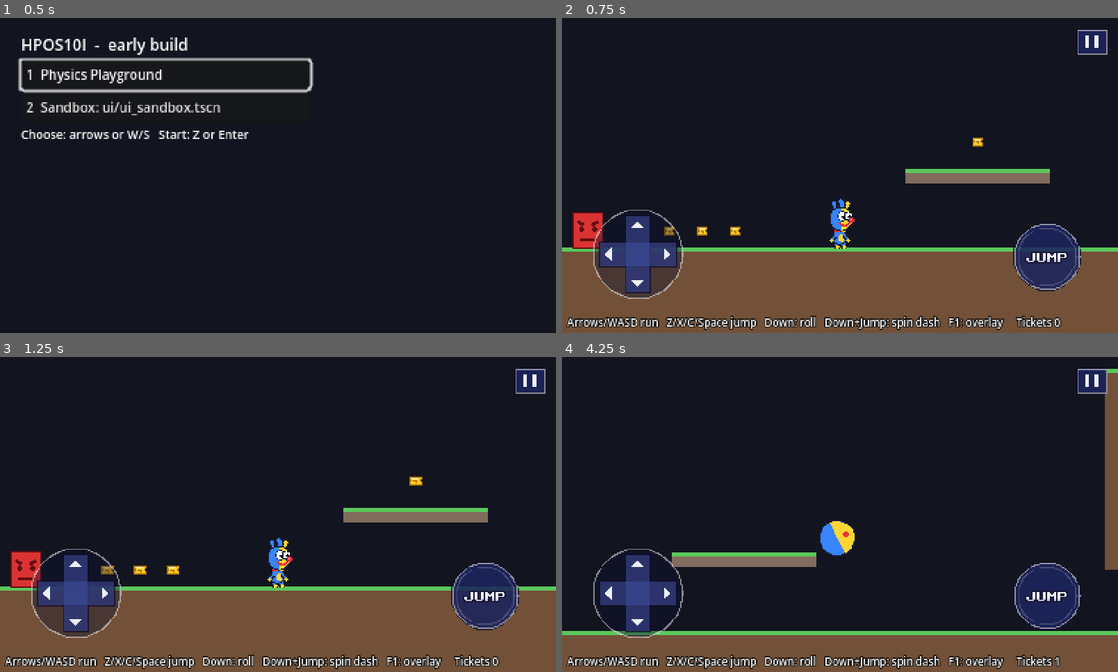
Above: before the commit, frames 1-4 (two rows, left to right).
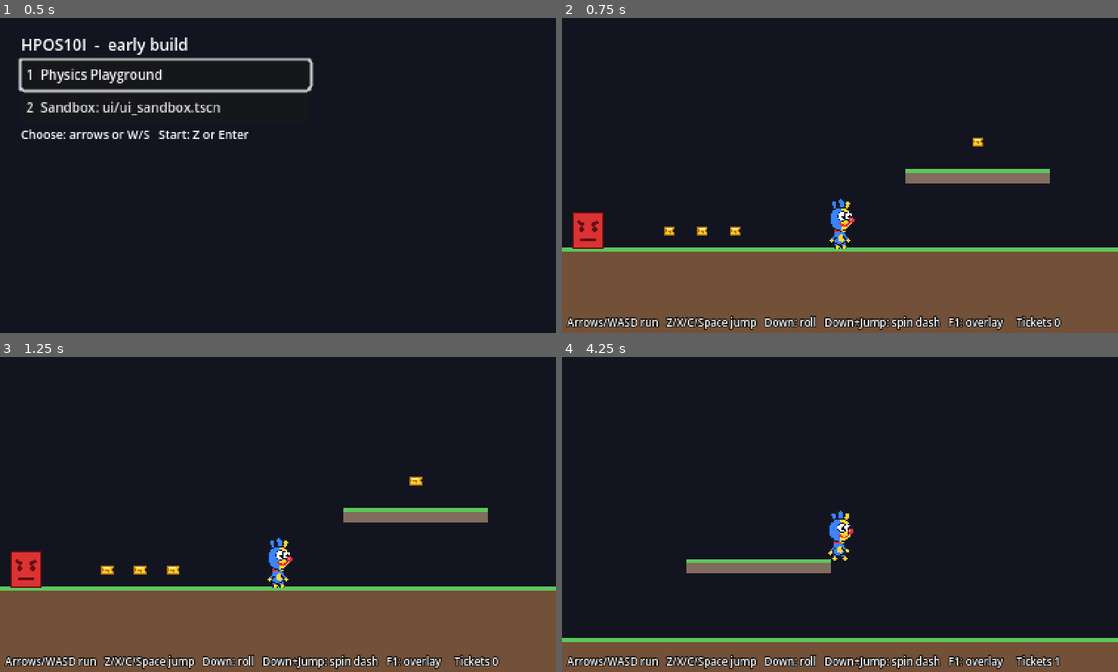
Above: after the commit, the same moments.

Repository: crrreatorrr/HPOS10I
Game: Godot game, scene res://core/main.tscn
The game is run twice, just before and just after one commit, with the same random seed, the same clock (stepped at 60 frames per second) and the same inputs.
Inputs (mouse positions are in pixels of both pictures, inside the frame that each line leads up to):
- Up to frame 1 (0.5 s): no input
- Up to frame 2 (0.75 s): click "1 Physics Playground" at 0.5 s
- Up to frame 3 (1.25 s): no input
- Up to frame 4 (4.25 s): tap Enter (pause) at 1.25 s; move the mouse to (962, 498) at 1.27 s; hold Right (move_right) 1.28-2 s; tap X at 1.35, 3.05 s; click (962, 498) at 1.42 s; tap Z (jump) at 1.52, 1.82 s; tap P at 1.55 s; drag from (728, 530) to (589, 571) at 2.02 s; move the mouse to (895, 445) at 2.77 s; hold Right (move_right) 2.78-3.5 s; hold Z (jump) 2.78-3.5 s; click (895, 445) at 2.92 s; drag from (812, 577) to (623, 653) at 3.52 s

Frame 1 is identical in both runs. In frame 2, 5.4% of the frame differs, in the area x 5-99%, y 3-90%; in frame 3, 5.4%; in frame 4, 11%, in the area x 0-100%, y 3-91%.

Commit message:
UI: follow Display touch mode, use InputLabels for key names, drop --touch fallback
- Touch controls show only while Display.is_touch and in gameplay, follow
  Display.touch_mode_changed (hide and release on the first key/pad press,
  back on the next touch); a real touch counts at once
- HUD moves the lives box with the touch mode
- Pause menu key names come from InputLabels (Esc still never offered)
- Audio drains the mixer for 150 ms on quit so headless runs never report
  leaked playbacks

Co-Authored-By: Claude Opus 5.5 <noreply@anthropic.com>

Diff:
--- a/audio/audio_manager.gd
+++ b/audio/audio_manager.gd
@@ -39,7 +39,7 @@
 const MUSIC_DB := -4.0
 const PAUSED_MUSIC_DB := -14.0
 ## How long quitting waits for the mixer after stopping every player.
-const EXIT_DRAIN_MS := 60
+const EXIT_DRAIN_MS := 150
 
 var _music: AudioStreamPlayer
 var _current_music := &""
--- a/tests/ui/test_hud.gd
+++ b/tests/ui/test_hud.gd
@@ -3,6 +3,7 @@
 ## and lives, flashes the tickets counter red at 0, and moves the lives box
 ## out of the touch pad's way.
 
+const H := preload("res://tests/ui/ui_test_helpers.gd")
 const SCENE := "res://ui/hud/hud.tscn"
 
 var _saved_args := {}
@@ -14,6 +15,7 @@
 
 func after_each() -> void:
 	Dev.args = _saved_args
+	H.set_touch_mode(false)
 
 
 func _hud() -> GameHud:
@@ -111,12 +113,17 @@
 
 
 func test_lives_box_moves_for_touch_controls() -> void:
-	var desktop := _hud()
-	var bottom := (desktop.get_node("%Lives") as Control).position
+	var hud := _hud()
+	var lives := hud.get_node("%Lives") as Control
+	var bottom := lives.position
 	assert_true(bottom.y > 200, "lives bottom-left on desktop")
-	Dev.args["touch"] = true
-	var touch := _hud()
-	assert_eq((touch.get_node("%Lives") as Control).position, GameHud.TOUCH_LIVES_POSITION, "moved for the touch pad")
+	H.set_touch_mode(true)
+	assert_eq(lives.position, GameHud.TOUCH_LIVES_POSITION, "moved out of the touch pad's way")
+	var fresh := _hud()
+	assert_eq((fresh.get_node("%Lives") as Control).position, GameHud.TOUCH_LIVES_POSITION,
+			"a HUD made in touch mode starts there")
+	H.set_touch_mode(false)
+	assert_eq(lives.position, bottom, "back bottom-left with keys/gamepad")
 
 
 func test_icons_are_drawn() -> void:
--- a/tests/ui/test_touch_controls.gd
+++ b/tests/ui/test_touch_controls.gd
@@ -1,7 +1,7 @@
 extends TestCase
 ## Touch controls: press and release the normal input actions, multi-touch,
 ## finger slides, cancel / focus loss / leaving a button release, hidden in
-## menus, the pause button, and thumb-sized hit areas.
+## menus and outside touch mode, the pause button, and thumb-sized hit areas.
 
 const H := preload("res://tests/ui/ui_test_helpers.gd")
 const SCENE := "res://ui/touch_controls/touch_controls.tscn"
@@ -14,7 +14,12 @@
 
 
 func before_each() -> void:
+	H.set_touch_mode(true)
 	H.enter_gameplay(self)
+	# Display's own (global) instance would press actions too; test a fresh
+	# one alone.
+	for other in tree.get_nodes_in_group(&"touch_controls"):
+		other.process_mode = Node.PROCESS_MODE_DISABLED
 	controls = add_scene(SCENE)
 	await physics_frames(1)
 
@@ -22,6 +27,9 @@
 func after_each() -> void:
 	H.reset_pause(tree)
 	tree.current_scene = null
+	for other in tree.get_nodes_in_group(&"touch_controls"):
+		other.process_mode = Node.PROCESS_MODE_ALWAYS
+	H.set_touch_mode(false)
 
 
 func touch(index: int, pos: Vector2, pressed := true, canceled := false) -> void:
@@ -138,6 +146,32 @@
 	H.enter_gameplay(self)
 	await physics_frames(2)
 	assert_true(controls.visible, "shown again in gameplay")
+
+
+func test_hidden_outside_touch_mode() -> void:
+	assert_true(controls.visible, "shown in touch mode during gameplay")
+	touch(0, pad(Vector2(30, 0)))
+	assert_eq(held(), ["move_right"], "pad held")
+	H.send_key(KEY_X, true)  # a key press switches Display out of touch mode
+	H.send_key(KEY_X, false)
+	assert_true(not Display.is_touch, "keyboard mode")
+	assert_true(not controls.visible, "hidden on the first key press")
+	assert_eq(held(), [], "and released what touch held")
+	var click := InputEventMouseButton.new()
+	click.button_index = MOUSE_BUTTON_LEFT
+	click.pressed = true
+	click.position = pad(Vector2(30, 0))
+	tree.root.push_input(click, true)
+	Input.flush_buffered_events()
+	assert_eq(held(), [], "the mouse does nothing outside touch mode")
+	click = click.duplicate()
+	click.pressed = false
+	tree.root.push_input(click, true)
+	touch(1, TouchControls.JUMP_CENTER)
+	assert_true(Display.is_touch, "a touch switches back")
+	assert_true(controls.visible, "shown again")
+	assert_eq(held(), ["jump"], "and that first touch already counts")
+	touch(1, TouchControls.JUMP_CENTER, false)
 
 
 func test_pause_button_pauses_and_resumes() -> void:
--- a/tests/ui/ui_test_helpers.gd
+++ b/tests/ui/ui_test_helpers.gd
@@ -58,3 +58,8 @@
 	var menu := pause_menu(tree)
 	if menu != null and menu.is_open():
 		menu.call(&"_close")
+
+
+## Switches Display's touch mode (emits touch_mode_changed like real input).
+static func set_touch_mode(touch: bool) -> void:
+	Display.call(&"_set_touch_mode", touch)
--- a/ui/common/input_hints.gd
+++ b/ui/common/input_hints.gd
@@ -1,11 +1,10 @@
 class_name InputHints
 extends RefCounted
-## Key names for on-screen hints. Keys are bound by physical position, so the
-## printed name must come from the player's keyboard layout (QWERTY WASD is
-## ZQSD on AZERTY): never hard-code key letters in the UI.
+## Key lists for on-screen hints, built on InputLabels (core/), which names
+## each physical key as printed on the player's keyboard (QWERTY WASD is ZQSD
+## on AZERTY): never hard-code key letters in the UI. This adds the hint
+## formatting: Esc left out, letters first, "ARROWS / WASD" for movement.
 
-## Lead-owned helper with the same job; used as soon as it lands on main.
-const LEAD_LABELS := "res://core/input_labels.gd"
 ## Esc is bound to pause but browsers keep it for leaving fullscreen, so
 ## hints never offer it.
 const HIDDEN_KEYS: Array[Key] = [KEY_ESCAPE]
@@ -15,19 +14,7 @@
 ## The label printed on the key at this physical position, e.g. "W" ("Z" on
 ## AZERTY), "SPACE", "ENTER".
 static func key_label(physical: Key) -> String:
-	# LEAD-REQUEST: core/input_labels.gd (InputLabels.for_physical) is not on
-	# main yet; this falls back to the DisplayServer layout lookup until it is.
-	var lead := _lead_labels()
-	if lead != null:
-		return str(lead.call(&"for_physical", physical)).to_upper()
-	var logical := physical
-	# Desktop platforms know the layout; elsewhere (web, headless) the key's
-	# own (US) name is the best guess.
-	if _knows_layout():
-		var label := DisplayServer.keyboard_get_label_from_physical(physical)
-		if label != KEY_NONE:
-			logical = label
-	return OS.get_keycode_string(logical).to_upper()
+	return InputLabels.for_physical(physical).to_upper()
 
 
 ## Physical keys bound to an action, in InputMap order (hidden keys left out).
@@ -73,21 +60,3 @@
 	if has_arrows and letters != "":
 		return "ARROWS / " + letters
 	return "ARROWS" if has_arrows else letters
-
-
-static func _lead_labels() -> GDScript:
-	if not ResourceLoader.exists(LEAD_LABELS):
-		return null
-	var script := load(LEAD_LABELS) as GDScript
-	if script == null:
-		return null
-	for method in script.get_script_method_list():
-		if method.name == "for_physical":
-			return script
-	return null
-
-
-## keyboard_get_label_from_physical() works on the desktop display servers;
-## the web and headless ones report an error instead.
-static func _knows_layout() -> bool:
-	return DisplayServer.get_name() in ["Windows", "macOS", "X11", "Wayland"]
--- a/ui/hud/hud.gd
+++ b/ui/hud/hud.gd
@@ -6,8 +6,8 @@
 ## Data comes only from GameState: its tickets/score/lives signals, and
 ## GameState.level_time for the clock (it has no signal; read every frame).
 ## At 0 tickets the TICKETS counter flashes red: the next hit costs a life.
-## On touch devices the lives box moves under the counters so the on-screen
-## pad does not cover it.
+## In touch mode the lives box moves under the counters so the on-screen pad
+## does not cover it (and back when the player switches to keys/gamepad).
 
 ## Seconds per on/off cycle of the 0-ticket warning flash.
 const FLASH_PERIOD := 0.5
@@ -25,6 +25,7 @@
 @onready var _lives_value: Label = %LivesValue
 @onready var _lives_box: Control = %Lives
 
+var _desktop_lives_position := Vector2.ZERO
 var _shown_seconds := -1
 var _flash_clock := 0.0
 
@@ -32,8 +33,9 @@
 func _ready() -> void:
 	_ticket_icon.texture = PixelArt.ticket()
 	(%Head as TextureRect).texture = PixelArt.sproto_head()
-	if TouchControls.is_enabled():
-		_lives_box.position = TOUCH_LIVES_POSITION
+	_desktop_lives_position = _lives_box.position
+	_place_lives_box(TouchControls.is_enabled())
+	Display.touch_mode_changed.connect(_place_lives_box)
 	GameState.tickets_changed.connect(_on_tickets_changed)
 	GameState.score_changed.connect(_on_score_changed)
 	GameState.lives_changed.connect(_on_lives_changed)
@@ -68,6 +70,10 @@
 	return _tickets_label.modulate == WARNING_COLOR
 
 
+func _place_lives_box(touch: bool) -> void:
+	_lives_box.position = TOUCH_LIVES_POSITION if touch else _desktop_lives_position
+
+
 func _update_time() -> void:
 	var seconds := floori(GameState.level_time)
 	if seconds != _shown_seconds:
--- a/ui/pause/pause_menu.gd
+++ b/ui/pause/pause_menu.gd
@@ -24,7 +24,6 @@
 
 ## Released on pause and on resume so nothing stays held across the menu.
 const GAME_ACTIONS: Array[StringName] = [&"move_left", &"move_right", &"move_up", &"move_down", &"jump"]
-const TOUCH_CONTROLS_SCENE := "res://ui/touch_controls/touch_controls.tscn"
 const DEVICE_COLUMNS := {"keyboard": 1, "gamepad": 2, "touch": 3}
 const HEADER_ACTIVE := Color(1, 0.86, 0.34)
 const HEADER_IDLE := Color(0.62, 0.66, 0.82)
@@ -59,7 +58,6 @@
 		button.mouse_entered.connect(_on_button_hovered.bind(button))
 		button.focus_entered.connect(_on_button_focused)
 	_refresh_key_hints()
-	_add_forced_touch_controls()
 
 
 func is_open() -> bool:
@@ -263,15 +261,3 @@
 	for column in range(1, _grid.columns):
 		var header := _grid_cell(0, column)
 		header.add_theme_color_override(&"font_color", HEADER_ACTIVE if column == active else HEADER_IDLE)
-
-
-## `-- --touch` on a desktop: show the touch controls too, for testing.
-func _add_forced_touch_controls() -> void:
-	# LEAD-REQUEST: let Display treat Dev.args "touch" as a touch device and add
-	# the touch controls itself; this fallback can go then.
-	if not Dev.args.has("touch") or Display.is_touch or get_parent() == null:
-		return
-	if not get_tree().get_nodes_in_group(&"touch_controls").is_empty():
-		return
-	if ResourceLoader.exists(TOUCH_CONTROLS_SCENE):
-		get_parent().add_child.call_deferred(load(TOUCH_CONTROLS_SCENE).instantiate())
--- a/ui/touch_controls/touch_controls.gd
+++ b/ui/touch_controls/touch_controls.gd
@@ -1,8 +1,11 @@
 class_name TouchControls
 extends CanvasLayer
 ## On-screen controls for phones and tablets. The Display autoload adds this
-## once, globally, on touch devices; `-- --touch` forces it on desktop (the
-## pause menu adds it then, and the mouse acts as one finger for testing).
+## once, globally; it shows itself only while Display.is_touch (touch devices,
+## or `-- --touch`) and SceneRouter.in_gameplay(). Display.touch_mode_changed
+## hides it on the first key or gamepad press and shows it again on the next
+## touch (touch laptops). On a desktop with `--touch` the mouse acts as one
+## finger, for testing.
 ##
 ## Left: a D-pad (left/right run, down rolls/crouches/spin dashes, up looks).
 ## Right: one big JUMP button. Top-right: a small pause button.
@@ -12,8 +15,8 @@
 ## (left <-> right switches without lifting) until it moves well away.
 ## The node presses the normal input actions with InputEventActions, exactly
 ## like a keyboard would, and releases them when the finger lifts, is
-## cancelled or leaves the button, when the game pauses or leaves gameplay,
-## and when the app loses focus. Shown only while SceneRouter.in_gameplay().
+## cancelled or leaves the button, when the game pauses, leaves gameplay or
+## leaves touch mode, and when the app loses focus.
 
 enum Zone { NONE, PAD, JUMP, PAUSE }
 
@@ -74,9 +77,15 @@
 @onready var _canvas: Control = $Canvas
 
 
-## True when the controls are wanted: a touch device, or `-- --touch`.
+## True when the player is using touch (a touch device, the last input was
+## a touch, or `-- --touch`).
 static func is_enabled() -> bool:
-	return Display.is_touch or Dev.args.has("touch")
+	return Display.is_touch
+
+
+## Shown and listening: touch mode, during gameplay.
+static func is_active() -> bool:
+	return Display.is_touch and SceneRouter.in_gameplay()
 
 
 func _ready() -> void:
@@ -84,15 +93,12 @@
 	# Desktop with --touch: let the mouse play the part of one finger.
 	_mouse_as_finger = not DisplayServer.is_touchscreen_available()
 	_canvas.draw.connect(_draw_controls)
-	visible = SceneRouter.in_gameplay()
+	Display.touch_mode_changed.connect(_on_touch_mode_changed)
+	visible = is_active()
 
 
 func _process(_delta: float) -> void:
-	var active := SceneRouter.in_gameplay()
-	if active != visible:
-		visible = active
-		if not active:
-			release_all()
+	_update_visibility()
 	var paused := get_tree().paused
 	if paused != _was_paused:
 		_was_paused = paused
@@ -111,7 +117,12 @@
 func _input(event: InputEvent) -> void:
 	if not SceneRouter.in_gameplay():
 		return
-	if _mouse_as_finger:
+	if not Display.is_touch:
+		# A real touch while in keyboard mode counts at once: Display switches
+		# to touch mode on this same event.
+		if not (event is InputEventScreenTouch or event is InputEventScreenDrag):
+			return
+	elif _mouse_as_finger:
 		event = _mouse_to_touch(event)
 	if event is InputEventScreenTouch:
 		if event.pressed:
@@ -125,6 +136,18 @@
 		finger.zone = _zone_after_slide(finger.zone, event.position)
 		_fingers[event.index] = finger
 		_sync()
+
+
+func _update_visibility() -> void:
+	var active := is_active()
+	if active != visible:
+		visible = active
+		if not active:
+			release_all()
+
+
+func _on_touch_mode_changed(_is_touch: bool) -> void:
+	_update_visibility()
 
 
 ## Releases everything this node holds and forgets every finger.
